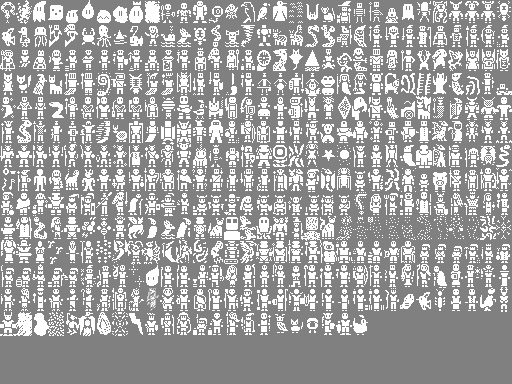
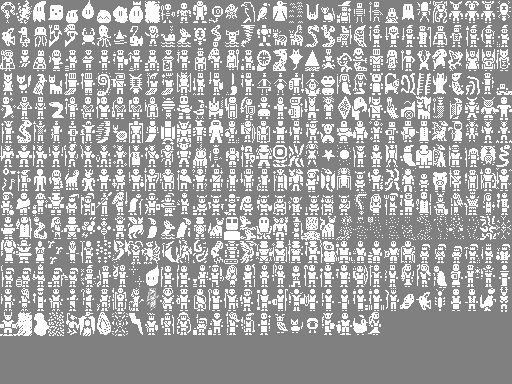
Layer changes from the first 512 x 384 image to the second:
painted on "creature_sprites.png" over <box>368,312,381,335</box>
